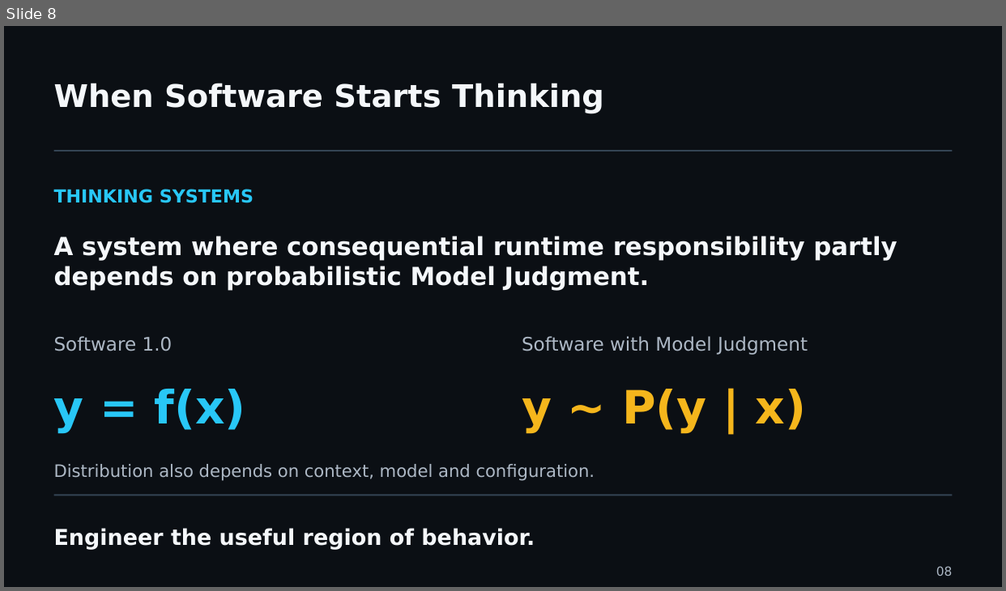
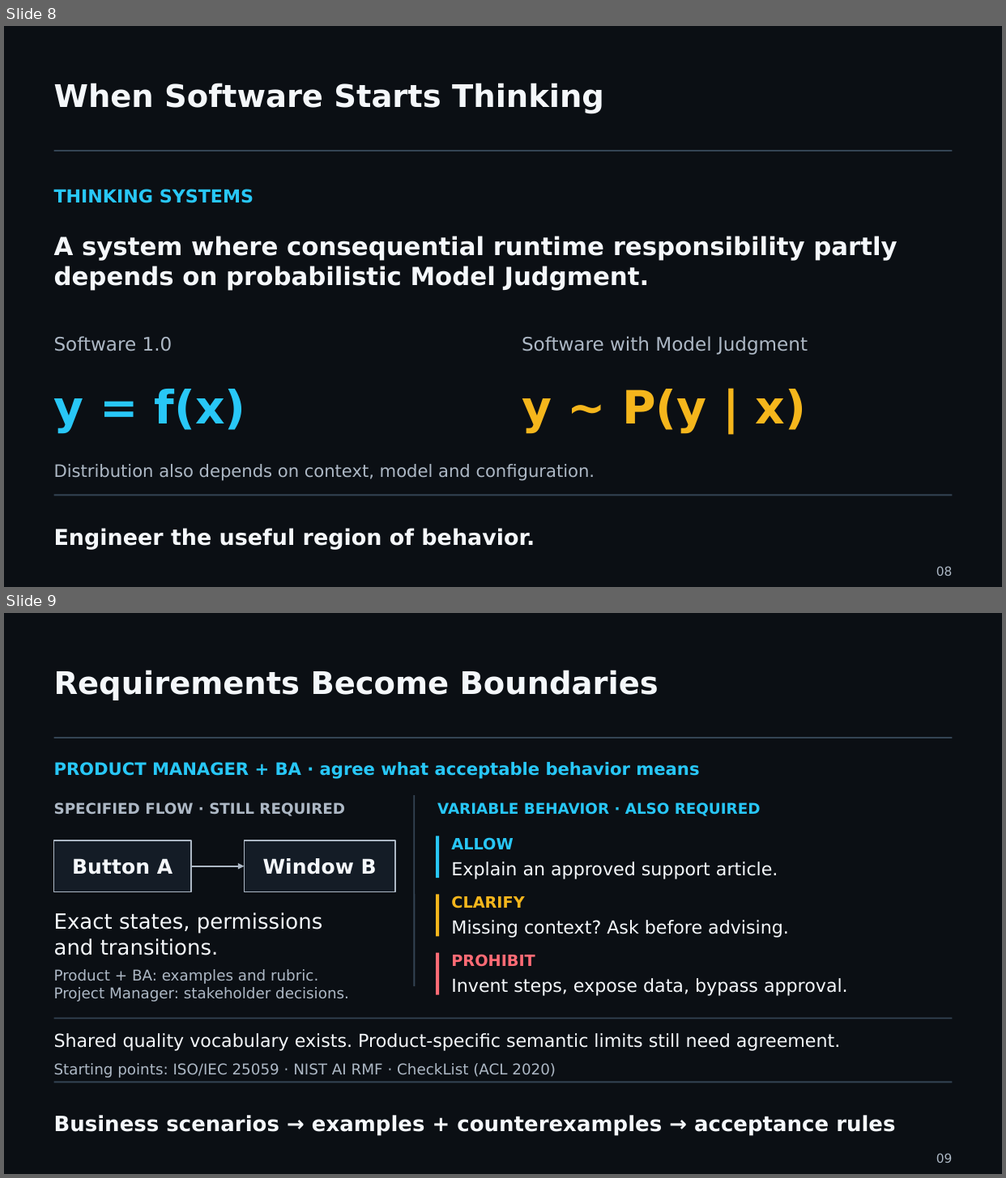
Before and after one commit to UncertaintyArchitectureGroup/uncertainty-architecture, a slide deck: assets/presentations/pmday-2026/ai-changes-both-sides.pptx. Shown one above the other, each under a label of ours: slide 8 before the commit, slides 8 and 9 after it. The pictures are 1006x591 and 1006x1178 pixels, drawn with LibreOffice and Linux fonts; fonts in the diff are those of the drawing. Boxes give left, top, right and bottom in pixels: in the first picture for what was removed or moved away, otherwise in the second. Text is boxed around its words. In the diff, an @@ line names an element or a change of style, - is before the commit and + after.

```diff
--- a/assets/presentations/pmday-2026/ai-changes-both-sides.pptx
+++ b/assets/presentations/pmday-2026/ai-changes-both-sides.pptx
@@ slide 9 added at [4,613,1002,1174], background #0B0F14 @@
@@ text added at [54,670,658,700], 30 pt, text #F4F7FA, bold @@
+Requirements Become Boundaries
@@ line added from (54, 738) to (953, 738), #344454 1.5 pt @@
@@ text added at [54,762,699,779], 16.5 pt, text #28C7F7, bold @@
+PRODUCT MANAGER + BA · agree what acceptable behavior means
@@ text added at [54,803,345,816], 14.2 pt, text #ADB8C5, bold @@
+SPECIFIED FLOW · STILL REQUIRED
@@ line added from (414, 796) to (414, 986), #344454 1.5 pt @@
@@ text added at [437,803,761,816], 14.2 pt, text #28C7F7, bold @@
+VARIABLE BEHAVIOR · ALSO REQUIRED
@@ rectangle added at [54,841,191,892], fill #141C26, outline #ADB8C5 1.13 pt @@
@@ rectangle added at [245,841,395,892], fill #141C26, outline #ADB8C5 1.13 pt @@
@@ line added from (437, 836) to (437, 878), #28C7F7 3 pt @@
@@ text added at [451,837,513,850], 15 pt, text #28C7F7, bold @@
+ALLOW
@@ text added at [72,858,172,875], 19.5 pt, text #F4F7FA, bold @@
+Button A
@@ arrow added from (191, 867) to (245, 867), #ADB8C5 1.73 pt @@
@@ text added at [263,858,377,875], 19.5 pt, text #F4F7FA, bold @@
+Window B
@@ text added at [451,862,778,879], 17.2 pt, text #F4F7FA @@
+Explain an approved support article.
@@ line added from (437, 895) to (437, 936), #F5B61C 3 pt @@
@@ text added at [451,896,524,909], 15 pt, text #F5B61C, bold @@
+CLARIFY
@@ text added at [54,913,322,956], 20.2 pt, text #F4F7FA @@
+Exact states, permissions
+and transitions.
@@ text added at [451,920,789,938], 17.2 pt, text #F4F7FA @@
+Missing context? Ask before advising.
@@ text added at [54,969,349,1002], 14.2 pt, text #ADB8C5 @@
+Product + BA: examples and rubric.
+Project Manager: stakeholder decisions.
@@ line added from (437, 953) to (437, 995), #FF6B75 3 pt @@
@@ text added at [451,954,535,967], 15 pt, text #FF6B75, bold @@
+PROHIBIT
@@ text added at [451,978,848,996], 17.2 pt, text #F4F7FA @@
+Invent steps, expose data, bypass approval.
@@ line added from (54, 1019) to (953, 1019), #344454 1.5 pt @@
@@ text added at [54,1033,841,1051], 17.2 pt, text #F4F7FA @@
+Shared quality vocabulary exists. Product-specific semantic limits still need agreement.
@@ text added at [54,1063,556,1078], 14.2 pt, text #ADB8C5 @@
+Starting points: ISO/IEC 25059 · NIST AI RMF · CheckList (ACL 2020)
@@ line added from (54, 1082) to (953, 1082), #344454 1.5 pt @@
@@ text added at [54,1115,895,1136], 20.2 pt, text #F4F7FA, bold @@
+Business scenarios → examples + counterexamples → acceptance rules
@@ text added at [936,1153,953,1163], 12 pt, text #ADB8C5 @@
+09
```
Also in this commit, not shown: 2 slides changed, 4 other slides added, 5 slides removed, 13 other files.
